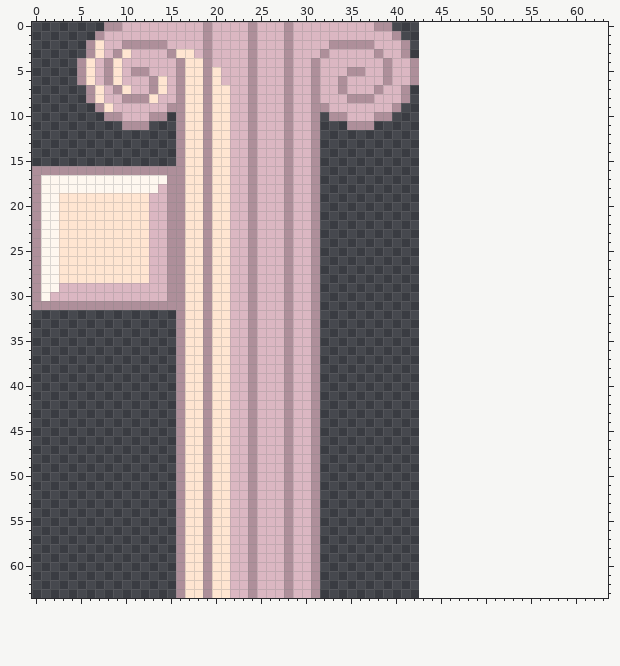
Pixel-art sprite, stored at Scale Quest/assets/Cutscenes/Intro/tiles.png. Above is the file before it was changed.
The file is 43x64 pixels. The old version is drawn lined up with the new one, on the new canvas.
The same view after the edit:
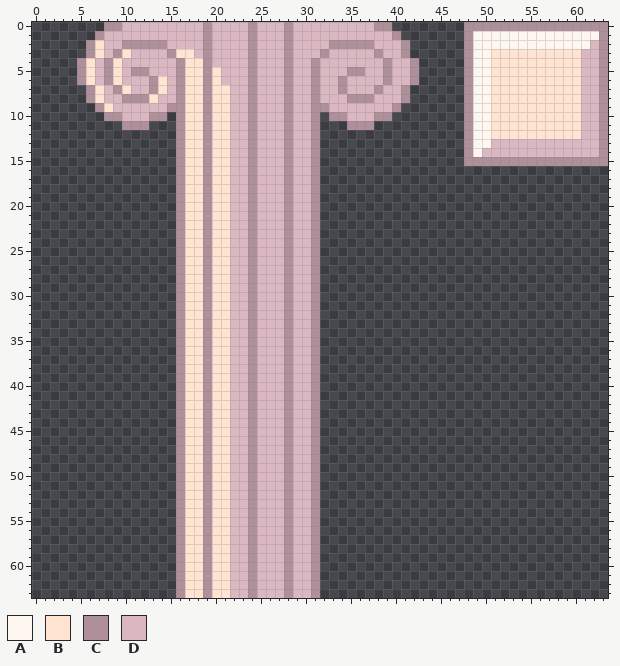
Palette (. is transparent): A #fef7ef  B #ffe5d1  C #ae8f9a  D #dbb7c2
Changes in this commit:
canvas 43x64 -> 64x64
Colour A is added in row 1 at x 49 to 62; in row 2 at x 49 to 61; in rows 3 to 13 at x 49 to 50; in row 14 at x 49.
Colour B is added in rows 3 to 12 at x 51 to 60.
Colour C is added in row 0 at x 48 to 63; in rows 1 to 14 at x 48 and 63; in row 15 at x 48 to 63.
Colour D is added in row 2 at x 62; in rows 3 to 12 at x 61 to 62; in row 13 at x 51 to 62; in row 14 at x 50 to 62.
Colour A is gone in row 17 at x 1 to 14; in row 18 at x 1 to 13; in rows 19 to 29 at x 1 to 2; in row 30 at x 1.
Colour B is gone in rows 19 to 28 at x 3 to 12.
Colour C is gone in row 16 at x 0 to 15; in rows 17 to 30 at x 0 and 15; in row 31 at x 0 to 15.
Colour D is gone in row 18 at x 14; in rows 19 to 28 at x 13 to 14; in row 29 at x 3 to 14; in row 30 at x 2 to 14.
Pixel boxes of the changes (left, top, right, bottom) in both pictures:
added: (464, 22, 608, 166)
erased: (32, 166, 176, 310)
